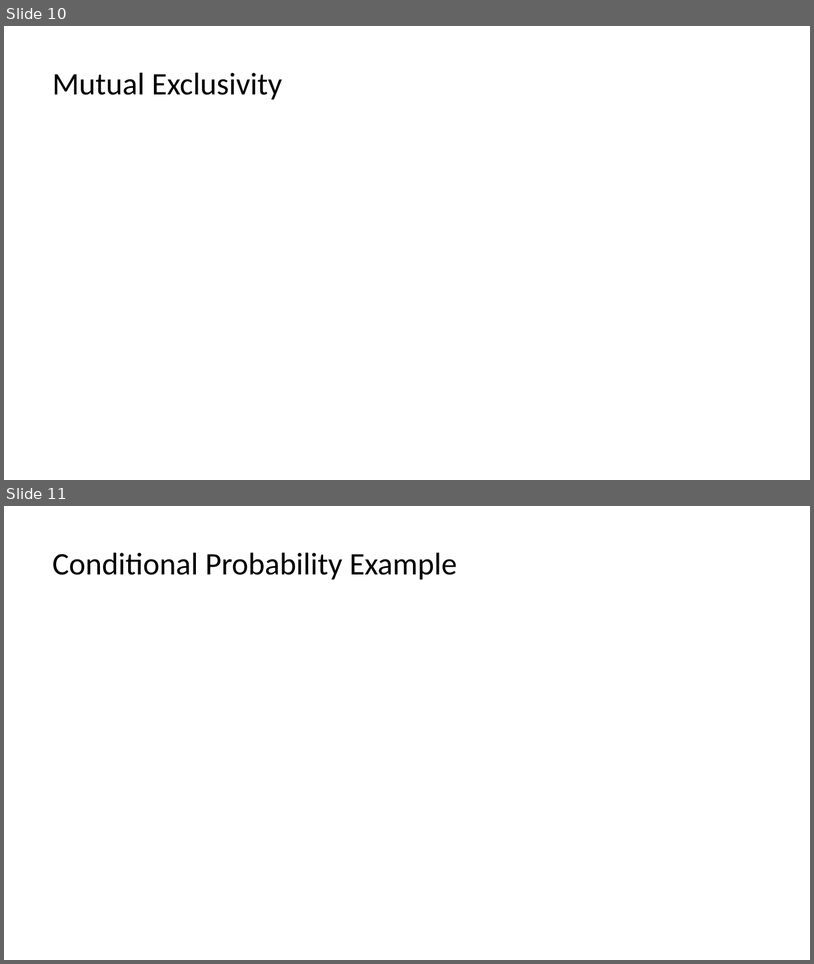
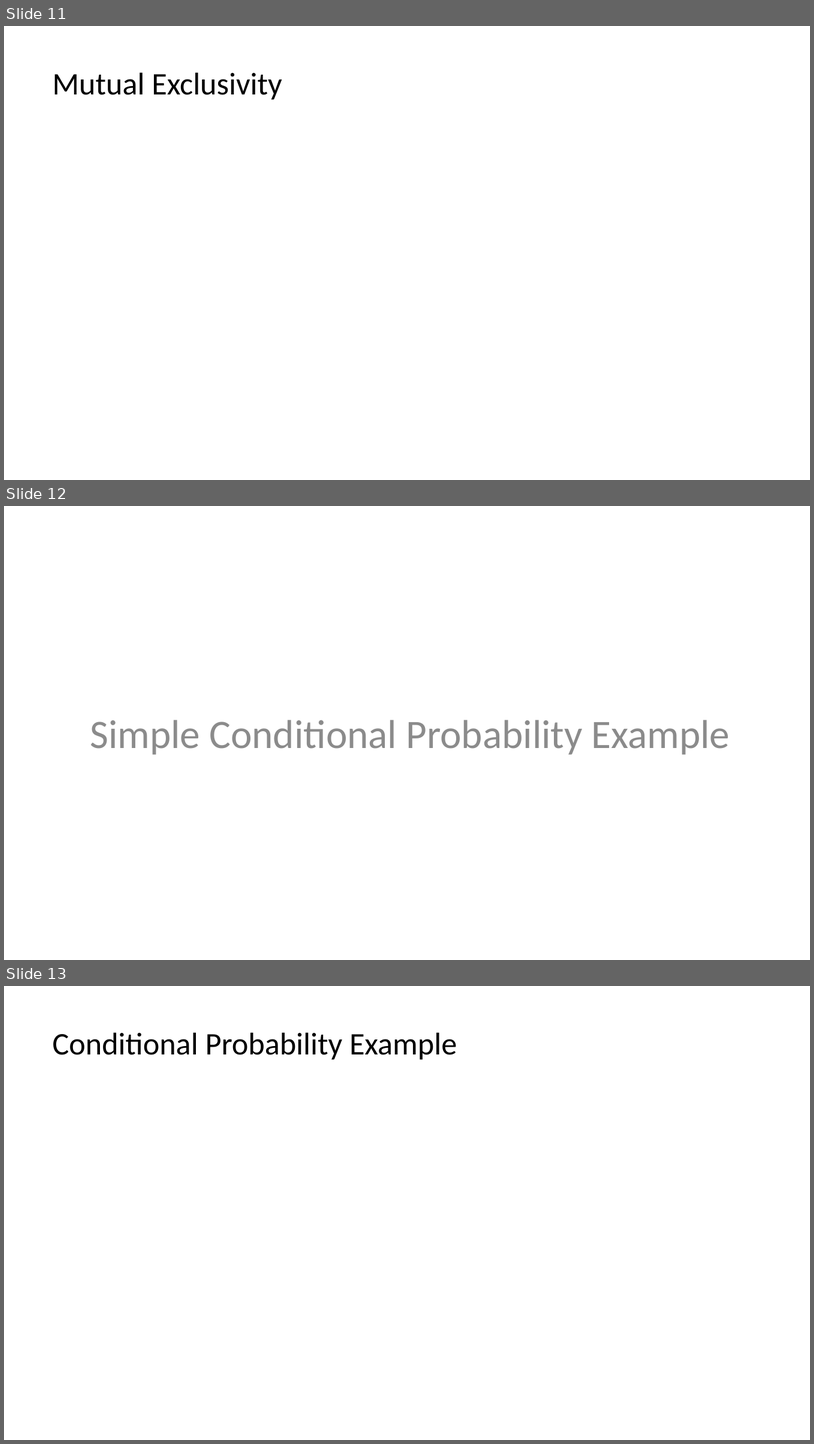
Before and after one commit to StephenElston/CSCI-E25, a slide deck: SupplementaryMaterial/ConditionalProbability_WhenOneThingDependsOnAother.pptx. Shown one above the other, each under a label of ours: slides 10 and 11 before the commit, slides 11, 12 and 13 after it. The pictures are 814x964 and 814x1444 pixels, drawn with LibreOffice and Linux fonts; fonts in the diff are those of the drawing; grey boxes stand for pictures. Boxes give left, top, right and bottom in pixels: in the first picture for what was removed or moved away, otherwise in the second. Text is boxed around its words. In the diff, an @@ line names an element or a change of style, - is before the commit and + after.

```diff
--- a/SupplementaryMaterial/ConditionalProbability_WhenOneThingDependsOnAother.pptx
+++ b/SupplementaryMaterial/ConditionalProbability_WhenOneThingDependsOnAother.pptx
@@ slide 12 added at (x1=4, y1=506, x2=810, y2=960), background #FFFFFF @@
@@ text added at (x1=90, y1=720, x2=731, y2=754), 36 pt, text #8C8C8C @@
+Simple Conditional Probability Example
@@ what was slide 10 is now slide 11 @@
@@ what was slide 11 is now slide 13 @@
```
Also in this commit, not shown: 20 other slides added.
